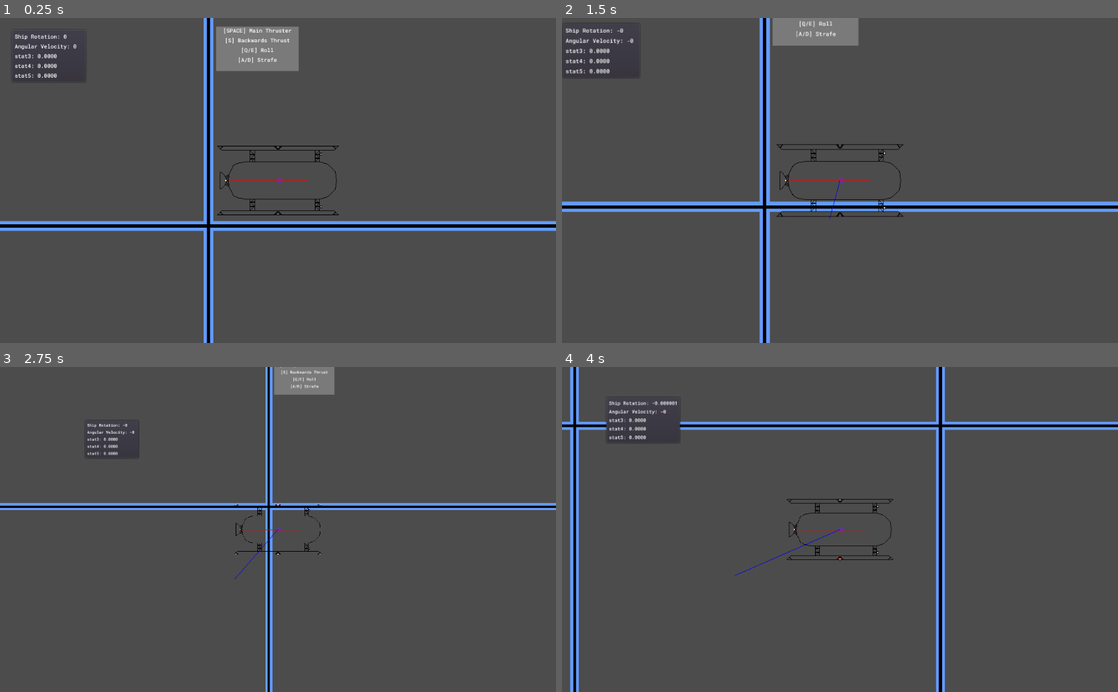
Above: before the commit, frames 1-4 (two rows, left to right).
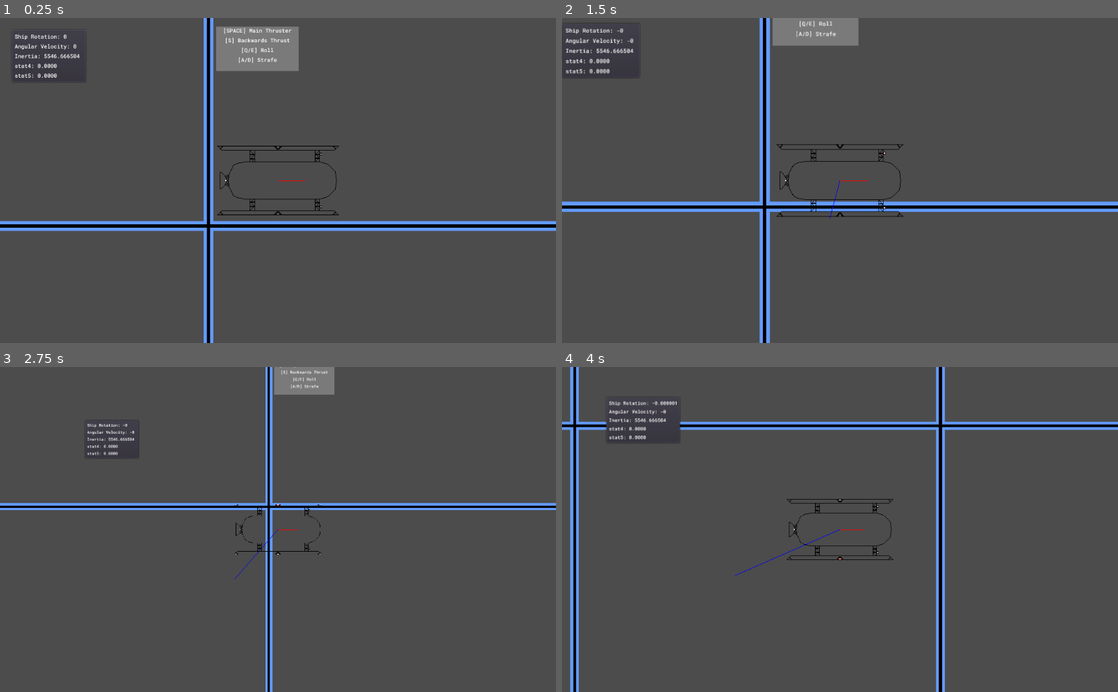
Above: after the commit, the same moments.

Repository: LottieVixen/space-game
Game: Godot game, scene res://levels/World.tscn
The game is run twice, just before and just after one commit, with the same random seed, the same clock (stepped at 60 frames per second) and the same inputs.
Inputs (mouse positions are in pixels of both pictures, inside the frame that each line leads up to):
- Up to frame 1 (0.25 s): no input
- Up to frame 2 (1.5 s): tap Enter at 0.5 s; move the mouse to (962, 164) at 0.52 s; hold Right (right) 0.53-1.28 s; hold Middle mouse button (breakpoint_trigger) 0.53-1.28 s; click (962, 164) at 0.67 s; tap Space (jump) at 0.77 s; move the mouse to (728, 196) at 1.27 s; hold S (reverse_thrust) from 1.28 s (still down); tap Mouse wheel up (zoom_in) at 1.35 s
- Up to frame 3 (2.75 s): tap Space (jump) at 1.52 s; move the mouse to (333, 458) at 2.02 s; release S (reverse_thrust) at 2.03 s; hold Right (right) from 2.03 s (still down); hold Mouse wheel down (zoom_out) from 2.03 s (still down)
- Up to frame 4 (4 s): move the mouse to (812, 594) at 2.77 s; release Right (right) at 2.78 s; release Mouse wheel down (zoom_out) at 2.78 s; hold S (reverse_thrust) 2.78-3.53 s; tap Middle mouse button (breakpoint_trigger) at 2.85 s; click (812, 594) at 2.92 s; tap Space (jump) at 3.02, 3.77 s; move the mouse to (1006, 578) at 3.52 s; hold Left (left) from 3.53 s (still down); hold Mouse wheel up (zoom_in) from 3.53 s (still down)

The runs differ from the first frame. In frame 1, 0.1% of the frame differs, in the area x 2-56%, y 11-51%; in frame 2, 0.1%, in the area x 0-56%, y 9-51%; in frame 3, less than 0.1%; in frame 4, less than 0.1%.

Commit message:
removed comments and unneeded draw calls, added inertia value to overlay

Diff:
--- a/levels/Ship_03.gd
+++ b/levels/Ship_03.gd
@@ -24,14 +24,6 @@
 var strafe_right = 0
 
 func _draw():
-	#rear thruster
-	draw_circle((thrust_force.rotated(rotation)),5,Color.rebeccapurple)
-	draw_line($Thrusters/Rear.position.rotated(rotation),($Thrusters/Rear.position.rotated(rotation) + thrust_force.rotated(rotation)*50),Color.red)
-	#draw_line($Thrusters/Rear.position,(thrust_force.rotated($Thrusters/Rear.position.angle_to(position))*50),Color.red)
-	#reverse thrusters
-	#draw_circle(($Thrusters/Left/Forward.position + thrust_rev.rotated(rotation)*50),5,Color.rebeccapurple)
-	#get_node("../").add_point( to_global($Thrusters/Left/Forward.global_position + thrust_rev.rotated(rotation)))
-	#draw_circle(($Thrusters/Right/Forward.position + thrust_rev.rotated(rotation)*50),5,Color.rebeccapurple)
 	#angular velocity arc
 	draw_arc(Vector2.ZERO, 10, 0, angular_velocity, 32, Color.red, 10, false)
 
@@ -88,10 +80,8 @@
 	update()
 
 func _integrate_forces(_state):
-	#apply_impulse($Thrusters/Rear.position, thrust_force.rotated($Thrusters/Rear.position.angle_to(position)) * forward)
-	apply_impulse($Thrusters/Rear.position.rotated(rotation), thrust_force.rotated(rotation) * forward) #has a slight clockwise spin
+	apply_impulse($Thrusters/Rear.position.rotated(rotation), thrust_force.rotated(rotation) * forward)
 	#exert_force($Thrusters/Rear.position, thrust_force * forward)
-	#apply_central_impulse(thrust_force.rotated(rotation) * forward) #works as expected, flies straight at the ship's heading
 	if break_this_time:
 		break_this_time = false
 		#print("\nto:    " + String(angle_to_root/PI) + "\nfrom: " + String(angle_from_root/PI) + "\nunit:  " + String(unit_angle/PI))
--- a/scripts/World.gd
+++ b/scripts/World.gd
@@ -14,6 +14,7 @@
 func _process(_delta):
 	debug.get_node("container/vcontainer/stat1").text = "Ship Rotation: " + String(ship.rotation)
 	debug.get_node("container/vcontainer/stat2").text = "Angular Velocity: " + String(ship.angular_velocity)
+	debug.get_node("container/vcontainer/stat3").text = "Inertia: " + String(ship.inertia)
 
 	#update()
 
